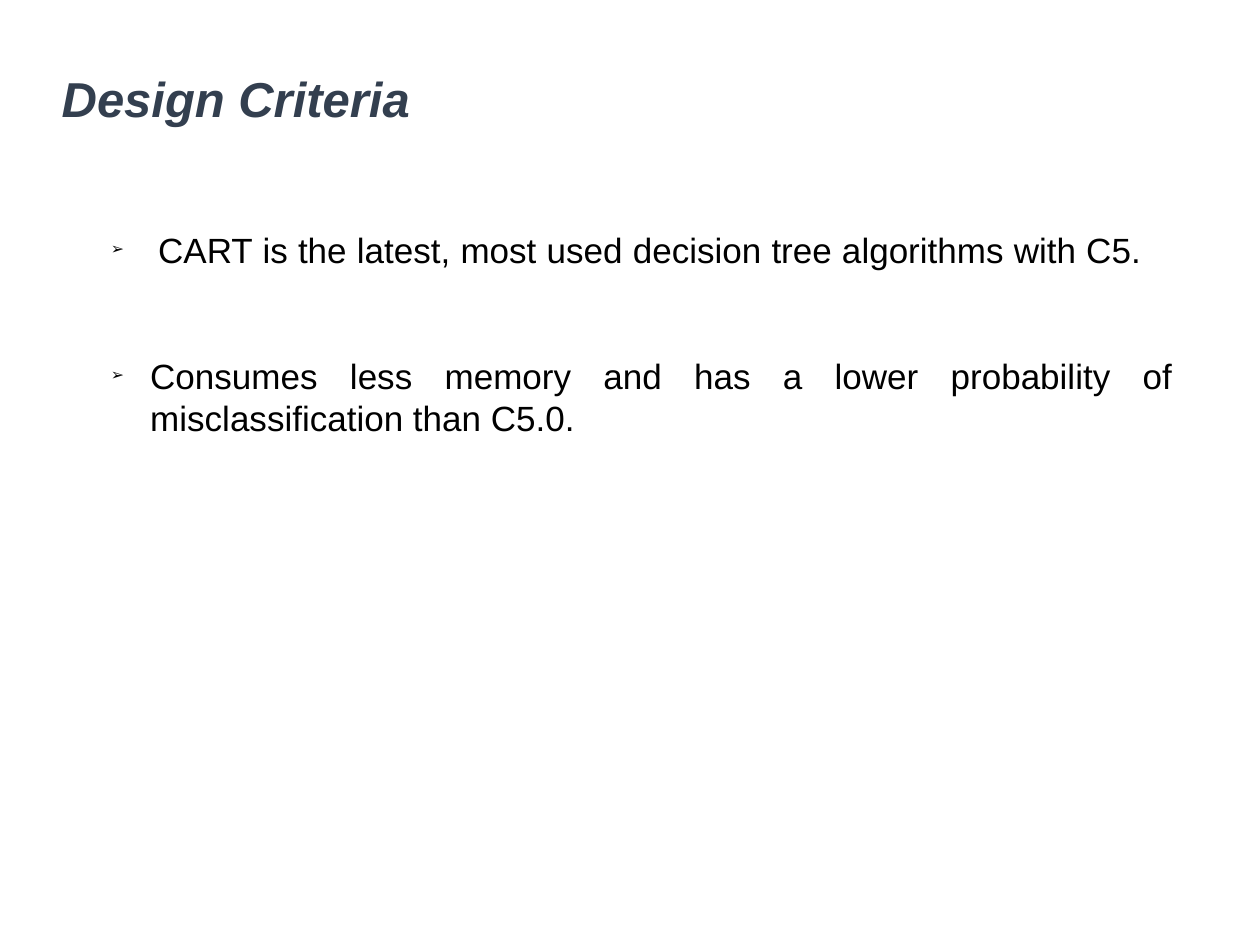
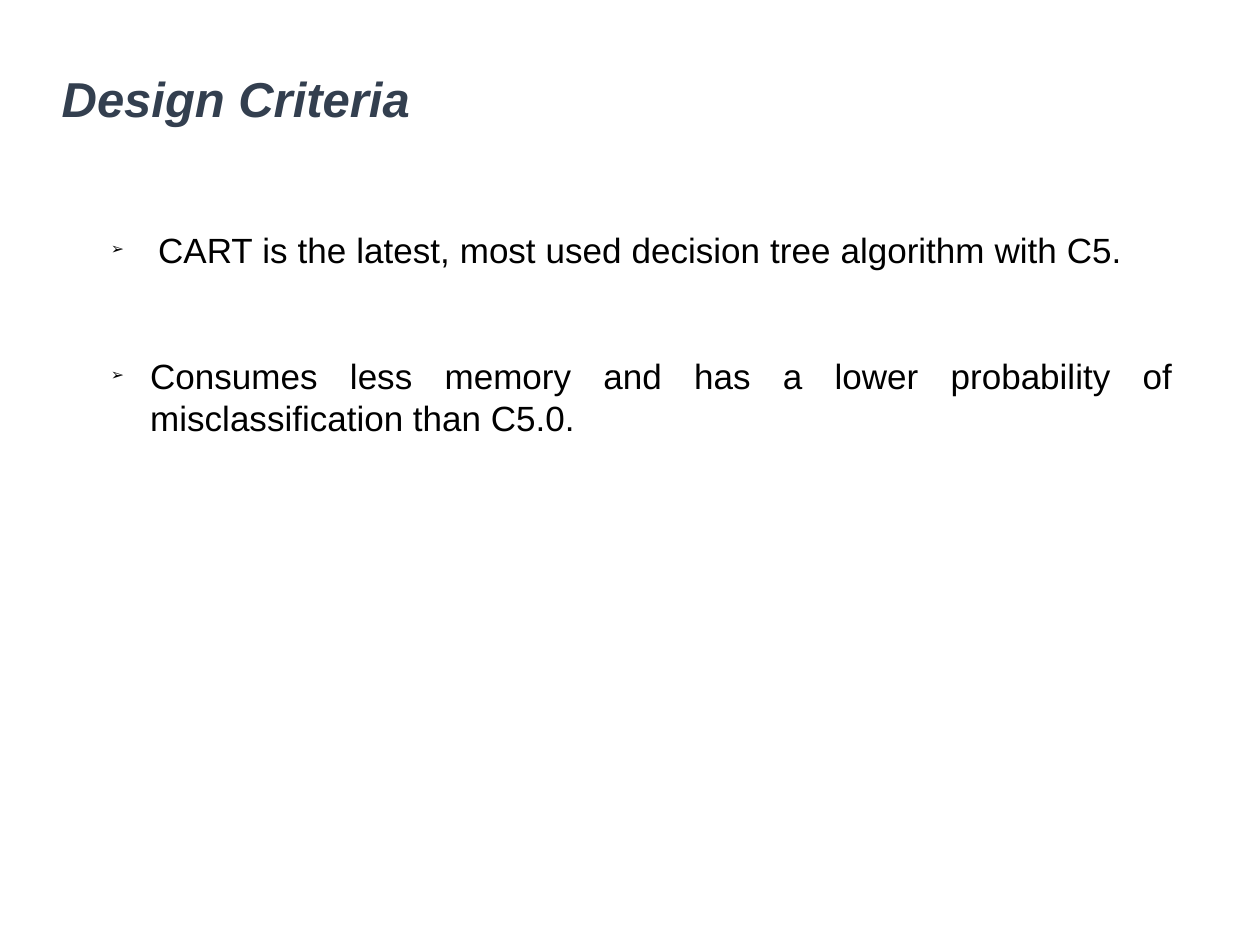
Before and after one commit to jrestrepot/ST0245-032, a slide deck: slide 10 of proyecto/informe/entrega3/Presentación Datos y Algoritmos I - Proyecto avance.pptx. Drawn at 1260x945 pixels with LibreOffice and Linux fonts; fonts in the diff are those of the drawing; background and template pictures are left out. Boxes give left, top, right and bottom in pixels: in the first picture for what was removed or moved away, otherwise in the second. Text is boxed around its words. In the diff, an @@ line names an element or a change of style, - is before the commit and + after.

```diff
--- a/proyecto/informe/entrega3/Presentación Datos y Algoritmos I - Proyecto avance.pptx
+++ b/proyecto/informe/entrega3/Presentación Datos y Algoritmos I - Proyecto avance.pptx
@@ text at [158,237,1121,270]: text changed @@
-➢ CART is the latest, most used decision tree algorithms with C5.
+➢ CART is the latest, most used decision tree algorithm with C5.
```
